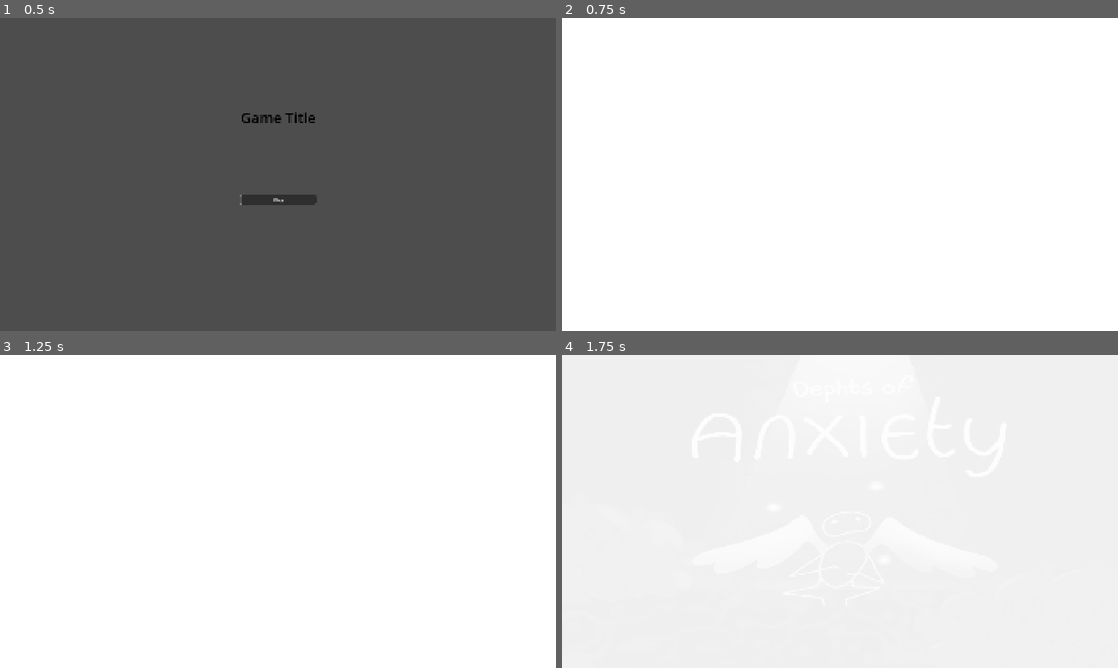
Above: before the commit, frames 1-4 (two rows, left to right).
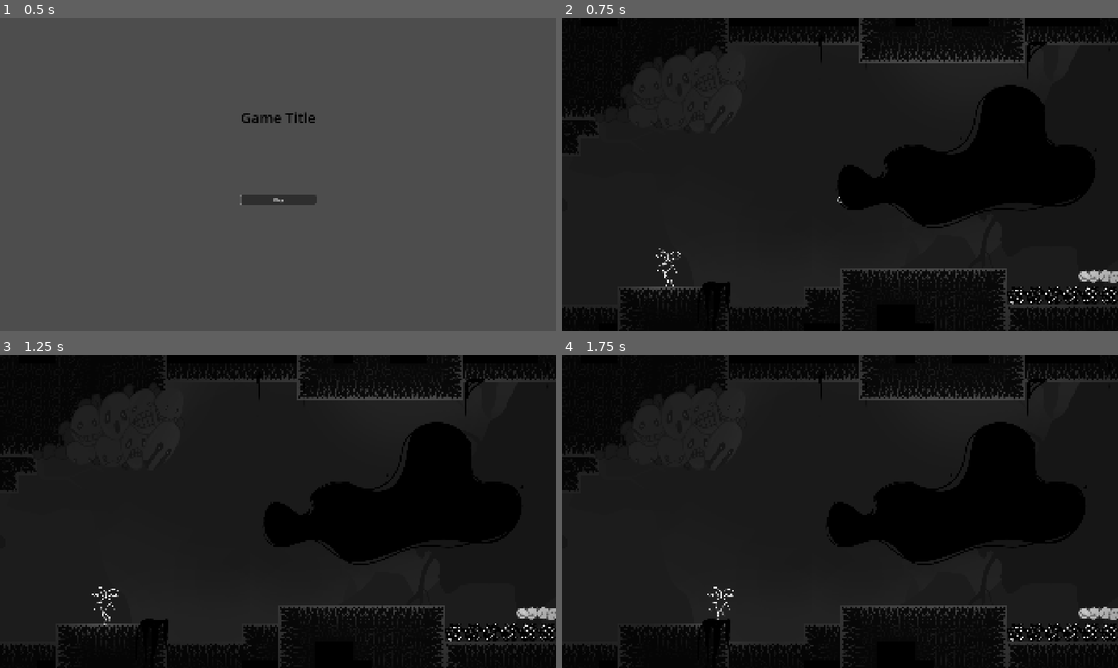
Above: after the commit, the same moments.

Repository: arceryz/LD57
Game: Godot game, scene res://scenes/main_menu/main_menu.tscn
Two runs of this game, one before a commit and one after it. Both use one fixed random seed, a clock stepped at 60 frames per second and the inputs below.
Inputs (mouse positions are in pixels of both pictures, inside the frame that each line leads up to):
- Up to frame 1 (0.5 s): no input
- Up to frame 2 (0.75 s): click "Play" at 0.5 s
- Up to frame 3 (1.25 s): no input
- Up to frame 4 (1.75 s): tap Enter (ui_accept) at 1.25 s; move the mouse to (962, 495) at 1.27 s; hold D (move_right) from 1.28 s (still down); right-click (962, 495) at 1.35 s; click (962, 495) at 1.52 s

Frame 1 is identical in both runs. In frame 2, 100% of the frame differs, in the area x 0-100%, y 0-100%; in frame 3, 100%; in frame 4, 100%.

Commit message:
Fix overlay

Diff:
--- a/scenes/intro_overlay/intro_overlay.gd
+++ b/scenes/intro_overlay/intro_overlay.gd
@@ -4,6 +4,7 @@
 
 func _ready() -> void:
 	if disable:
+		Global.intro_finished = true
 		queue_free()
 
 func allow_movement():
--- a/scenes/levels/level_1.tscn
+++ b/scenes/levels/level_1.tscn
@@ -178,6 +178,7 @@
 
 [node name="IntroOverlay" parent="CanvasLayer" instance=ExtResource("29_0qwwm")]
 z_index = 1
+disable = true
 
 [node name="Darkening" type="CanvasModulate" parent="."]
 color = Color(0.800491, 0.800491, 0.800491, 1)
@@ -444,7 +445,7 @@
 [node name="Entities" type="Node" parent="."]
 
 [node name="Player" parent="Entities" instance=ExtResource("2_6iamk")]
-position = Vector2(-3557, -3326)
+position = Vector2(-2522, -3269)
 flap_winddown = 0.4
 flap_duration = 0.0
 
